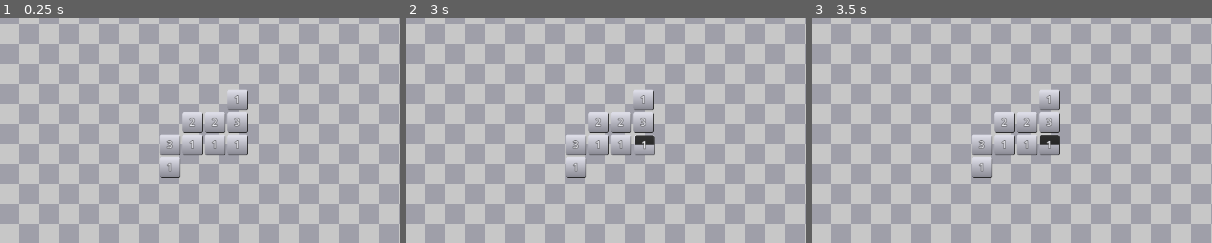
Above: before the commit, frames 1-3 (left to right).
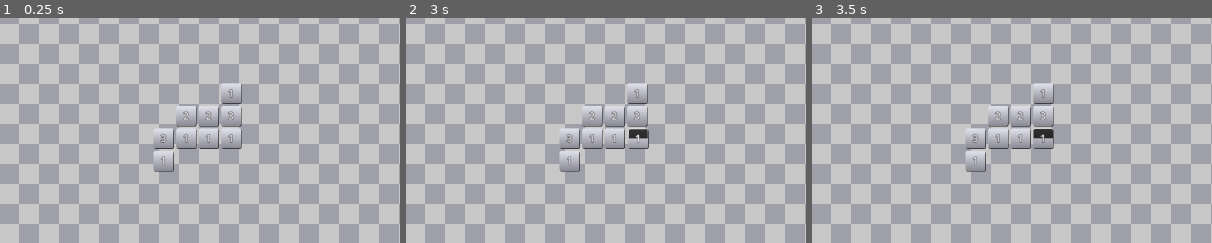
Above: after the commit, the same moments.

Repository: caboyd/blockbuster
Game: Godot game, scene res://scenes/main.tscn
Same seed, same stepped clock (60 frames per second), same inputs: the game is played once before the commit and once after it.
Inputs (mouse positions are % of the whole screen's width and height, from its top left):
- Up to frame 1 (0.25 s): no input
- Up to frame 2 (3 s): tap Enter at 0.5, 2 s; move the mouse to (45, 70) at 0.52 s; tap Space at 1.25, 2.75 s; move the mouse to (80, 65) at 1.27 s; move the mouse to (20, 35) at 2.02 s; move the mouse to (55, 50) at 2.77 s
- Up to frame 3 (3.5 s): no input
The pictures show only the part of the screen within x 25-75%, y 25-75%; the shares and areas given below are measured in that part.

The runs differ from the first frame. In frame 1, 4.0% of the frame differs, in the area x 38-62%, y 28-72%; in frame 2, 4.0%; in frame 3, 4.0%.

Commit message:
Fix block grid alignment

Diff:
--- a/entities/block_grid/block_grid.gd
+++ b/entities/block_grid/block_grid.gd
@@ -15,9 +15,12 @@
 var tick_timer := 0.0
 var tick_interval := 1.0
 
+var cell_size: int:
+	get: return block_size + block_padding
+
 func _ready() -> void:
 	init_from_level_data(level_01)
-	block_size = block_size + block_padding
+
 	# Center the block grid
 	var screen_center = get_viewport_rect().size * 0.5
 	var grid_center = get_grid_origin()
@@ -69,18 +72,15 @@
 	grid.clear()
 
 func get_grid_size() -> Vector2:
-	var cell_size = block_size + block_padding
 	return Vector2(width, height) * cell_size
 
 func get_grid_origin() -> Vector2:
 	return get_grid_size() * 0.5
 
 func grid_to_world(x: int, y: int) -> Vector2:
-	var cell_size = block_size + block_padding
-	return Vector2(x + 0.5, y + 0.5) * cell_size
+	return Vector2(x, y) * cell_size
 
 func world_to_grid(pos: Vector2) -> Vector2i:
-	var cell_size = block_size + block_padding
 	var local = pos - global_position
 	return Vector2i(
 		floor(local.x / cell_size),
